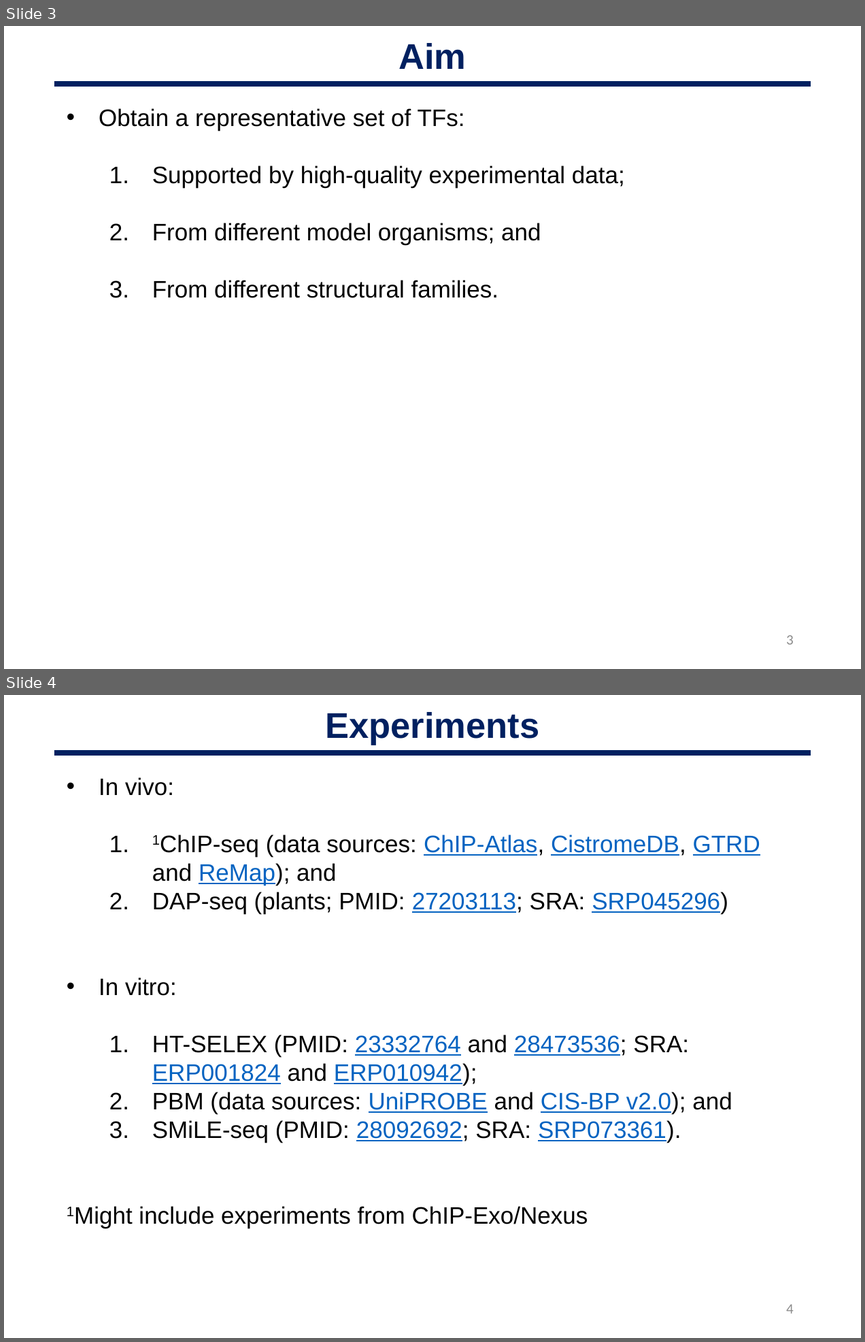
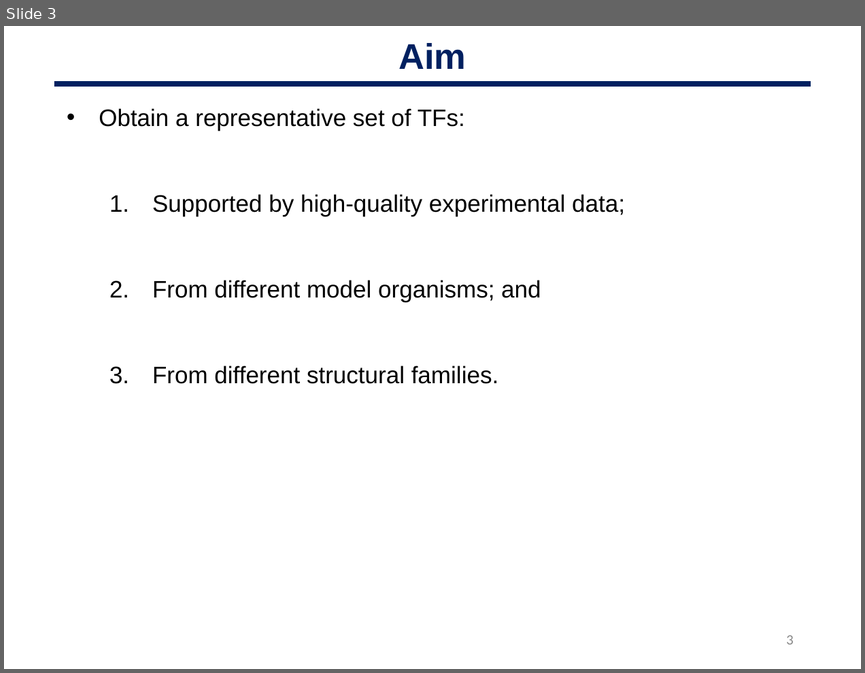
Before and after one commit to oriolfornes/GRECO-BIT-TFBS-annotations, a slide deck: Slides/OF_200218_GREEKC.pptx. Shown one above the other, each under a label of ours: slides 3 and 4 before the commit, slide 3 after it. The pictures are 865x1342 and 865x673 pixels, drawn with LibreOffice and Linux fonts; fonts in the diff are those of the drawing. Boxes give left, top, right and bottom in pixels: in the first picture for what was removed or moved away, otherwise in the second. Text is boxed around its words. In the diff, an @@ line names an element or a change of style, - is before the commit and + after.

```diff
--- a/Slides/OF_200218_GREEKC.pptx
+++ b/Slides/OF_200218_GREEKC.pptx
@@ slide 4 removed at (4,695,861,1338), background #FFFFFF @@
@@ text removed at (325,712,539,745) @@
-Experiments
@@ line removed from (54, 753) to (810, 753) @@
@@ text removed at (99,777,760,1228) @@
-• In vivo:
-  1. 1ChIP-seq (data sources: ChIP-Atlas, CistromeDB, GTRD and ReMap); and
-  2. DAP-seq (plants; PMID: 27203113; SRA: SRP045296)
-• In vitro:
-  1. HT-SELEX (PMID: 23332764 and 28473536; SRA: ERP001824 and ERP010942);
-  2. PBM (data sources: UniPROBE and CIS-BP v2.0); and
-  3. SMiLE-seq (PMID: 28092692; SRA: SRP073361).
-1Might include experiments from ChIP-Exo/Nexus
@@ page number removed at (786,1304,793,1313) @@
-4
@@ slide 3 changed as well @@
@@ text "Obtain a representative set of ..." rewrapped from (99,108,625,298) to (99,108,625,384) @@
```
Also in this commit, not shown: 2 other slides changed, 6 slides added, 9 other slides removed, 2 other files.
